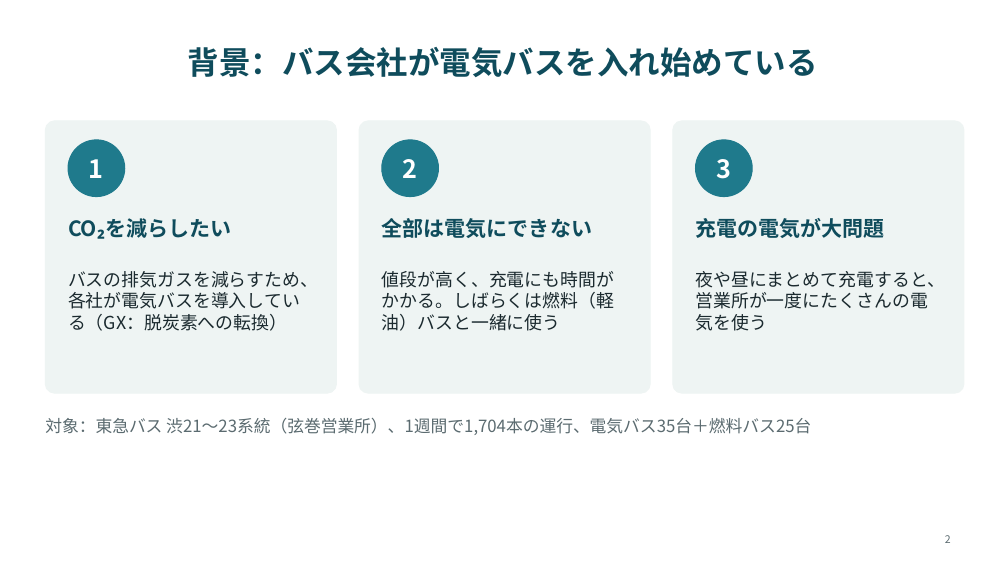
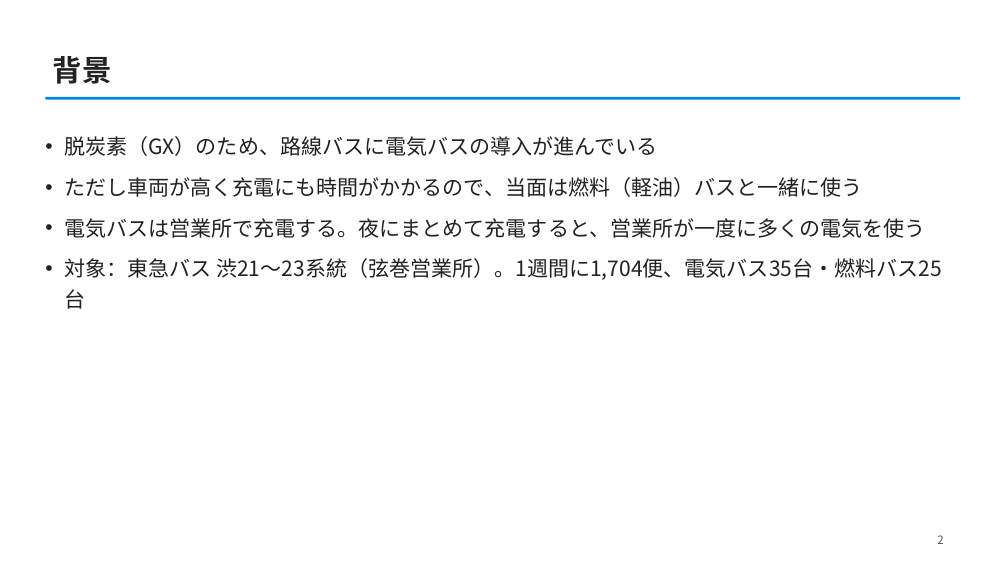
Before and after one commit to CYLIU2003/master-course, a slide deck: slide 2 of outcome/2026-10-22_lab_progress/lab_progress_20261022.pptx. Drawn at 1008x567 pixels with LibreOffice and Linux fonts; fonts in the diff are those of the drawing. Boxes give left, top, right and bottom in pixels: in the first picture for what was removed or moved away, otherwise in the second. Text is boxed around its words. In the diff, an @@ line names an element or a change of style, - is before the commit and + after.

```diff
--- a/outcome/2026-10-22_lab_progress/lab_progress_20261022.pptx
+++ b/outcome/2026-10-22_lab_progress/lab_progress_20261022.pptx
@@ title "背景" at (53, 56, 112, 84): vertical alignment middle to bottom @@
@@ title at (53, 56, 112, 84): text changed; size 30 to 28 pt; text colour #0F4C5C to #222222 @@
-背景：バス会社が電気バスを入れ始めている
+背景
@@ line added from (45, 98) to (960, 98), #0485D7 2.5 pt @@
@@ rounded rectangle removed at (45, 121, 337, 393) @@
@@ text added at (64, 136, 942, 280), 20 pt, text #222222 @@
+• 脱炭素（GX）のため、路線バスに電気バスの導入が進んでいる
+• ただし車両が高く充電にも時間がかかるので、当面は燃料（軽油）バスと一緒に使う
+• 電気バスは営業所で充電する。夜にまとめて充電すると、営業所が一度に多くの電気を使う
+• 対象：東急バス 渋21〜23系統（弦巻営業所）。1週間に1,704便、電気バス35台・燃料バス25台
@@ ellipse removed at (68, 140, 125, 197) @@
@@ rounded rectangle removed at (359, 121, 650, 393) @@
@@ ellipse removed at (382, 140, 439, 197) @@
@@ rounded rectangle removed at (673, 121, 964, 393) @@
@@ ellipse removed at (696, 140, 752, 197) @@
@@ text removed at (89, 159, 104, 178) @@
-1
@@ text removed at (403, 159, 418, 178) @@
-2
@@ text removed at (716, 159, 731, 179) @@
-3
@@ text removed at (68, 218, 231, 239) @@
-CO₂を減らしたい
@@ text removed at (382, 218, 592, 238) @@
-全部は電気にできない
@@ text removed at (695, 218, 884, 238) @@
-充電の電気が大問題
@@ text removed at (68, 271, 318, 331) @@
-バスの排気ガスを減らすため、各社が電気バスを導入している（GX：脱炭素への転換）
@@ text removed at (382, 271, 614, 331) @@
-値段が高く、充電にも時間がかかる。しばらくは燃料（軽油）バスと一緒に使う
@@ text removed at (695, 271, 945, 331) @@
-夜や昼にまとめて充電すると、営業所が一度にたくさんの電気を使う
@@ text removed at (45, 418, 811, 435) @@
-対象：東急バス 渋21〜23系統（弦巻営業所）、1週間で1,704本の運行、電気バス35台＋燃料バス25台
@@ page number: place and size @@
-page number at (945, 535, 951, 543)
+page number at (937, 535, 943, 544)
@@ page number at (937, 535, 943, 544): size 10 to 11 pt, text colour #5B6B70 to #555555 @@
```
Also in this commit, not shown: 7 other slides changed, 1 slide added, 1 slide removed, 3 other files.
